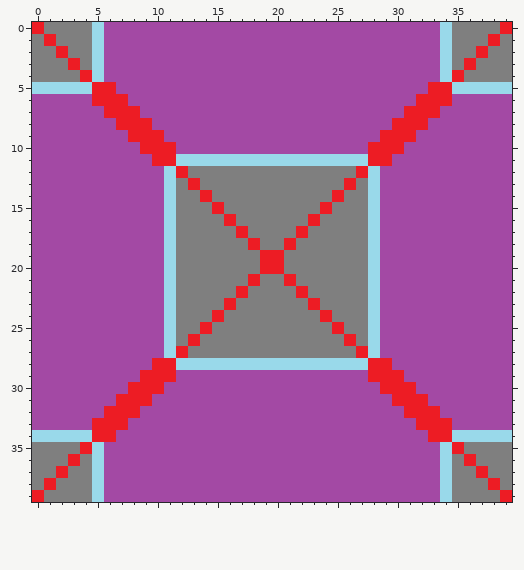
Edited in one commit: pixel-art sprite (resources/images/sprites/characters/half_base.png). The picture above was drawn from the file before the commit.
The file is 40x40 pixels.
And afterwards:
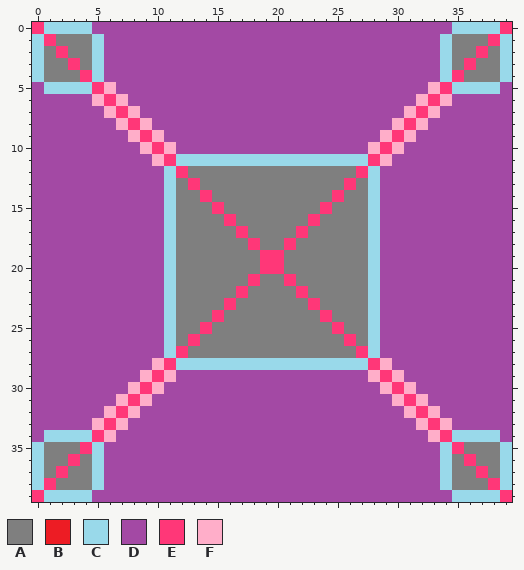
Palette (. is transparent): A #7f7f7f  B #ed1c24  C #99d9ea  D #a349a4  E #ff3778  F #ffaec9
The edit:
@@ x 0..39 @@
- 0 BAAAACDDDDDDDDDDDDDDDDDDDDDDDDDDDDCAAAAB
- 1 ABAAACDDDDDDDDDDDDDDDDDDDDDDDDDDDDCAAABA
- 2 AABAACDDDDDDDDDDDDDDDDDDDDDDDDDDDDCAABAA
- 3 AAABACDDDDDDDDDDDDDDDDDDDDDDDDDDDDCABAAA
- 4 AAAABCDDDDDDDDDDDDDDDDDDDDDDDDDDDDCBAAAA
- 5 CCCCCBBDDDDDDDDDDDDDDDDDDDDDDDDDDBBCCCCC
- 6 DDDDDBBBDDDDDDDDDDDDDDDDDDDDDDDDBBBDDDDD
- 7 DDDDDDBBBDDDDDDDDDDDDDDDDDDDDDDBBBDDDDDD
- 8 DDDDDDDBBBDDDDDDDDDDDDDDDDDDDDBBBDDDDDDD
- 9 DDDDDDDDBBBDDDDDDDDDDDDDDDDDDBBBDDDDDDDD
-10 DDDDDDDDDBBBDDDDDDDDDDDDDDDDBBBDDDDDDDDD
-11 DDDDDDDDDDBBCCCCCCCCCCCCCCCCBBDDDDDDDDDD
-12 DDDDDDDDDDDCBAAAAAAAAAAAAAABCDDDDDDDDDDD
-13 DDDDDDDDDDDCABAAAAAAAAAAAABACDDDDDDDDDDD
-14 DDDDDDDDDDDCAABAAAAAAAAAABAACDDDDDDDDDDD
-15 DDDDDDDDDDDCAAABAAAAAAAABAAACDDDDDDDDDDD
-16 DDDDDDDDDDDCAAAABAAAAAABAAAACDDDDDDDDDDD
-17 DDDDDDDDDDDCAAAAABAAAABAAAAACDDDDDDDDDDD
-18 DDDDDDDDDDDCAAAAAABAABAAAAAACDDDDDDDDDDD
-19 DDDDDDDDDDDCAAAAAAABBAAAAAAACDDDDDDDDDDD
-20 DDDDDDDDDDDCAAAAAAABBAAAAAAACDDDDDDDDDDD
-21 DDDDDDDDDDDCAAAAAABAABAAAAAACDDDDDDDDDDD
-22 DDDDDDDDDDDCAAAAABAAAABAAAAACDDDDDDDDDDD
-23 DDDDDDDDDDDCAAAABAAAAAABAAAACDDDDDDDDDDD
-24 DDDDDDDDDDDCAAABAAAAAAAABAAACDDDDDDDDDDD
-25 DDDDDDDDDDDCAABAAAAAAAAAABAACDDDDDDDDDDD
-26 DDDDDDDDDDDCABAAAAAAAAAAAABACDDDDDDDDDDD
-27 DDDDDDDDDDDCBAAAAAAAAAAAAAABCDDDDDDDDDDD
-28 DDDDDDDDDDBBCCCCCCCCCCCCCCCCBBDDDDDDDDDD
-29 DDDDDDDDDBBBDDDDDDDDDDDDDDDDBBBDDDDDDDDD
-30 DDDDDDDDBBBDDDDDDDDDDDDDDDDDDBBBDDDDDDDD
-31 DDDDDDDBBBDDDDDDDDDDDDDDDDDDDDBBBDDDDDDD
-32 DDDDDDBBBDDDDDDDDDDDDDDDDDDDDDDBBBDDDDDD
-33 DDDDDBBBDDDDDDDDDDDDDDDDDDDDDDDDBBBDDDDD
-34 CCCCCBBDDDDDDDDDDDDDDDDDDDDDDDDDDBBCCCCC
-35 AAAABCDDDDDDDDDDDDDDDDDDDDDDDDDDDDCBAAAA
-36 AAABACDDDDDDDDDDDDDDDDDDDDDDDDDDDDCABAAA
-37 AABAACDDDDDDDDDDDDDDDDDDDDDDDDDDDDCAABAA
-38 ABAAACDDDDDDDDDDDDDDDDDDDDDDDDDDDDCAAABA
-39 BAAAACDDDDDDDDDDDDDDDDDDDDDDDDDDDDCAAAAB
+ 0 ECCCCDDDDDDDDDDDDDDDDDDDDDDDDDDDDDDCCCCE
+ 1 CEAAACDDDDDDDDDDDDDDDDDDDDDDDDDDDDCAAAEC
+ 2 CAEAACDDDDDDDDDDDDDDDDDDDDDDDDDDDDCAAEAC
+ 3 CAAEACDDDDDDDDDDDDDDDDDDDDDDDDDDDDCAEAAC
+ 4 CAAAECDDDDDDDDDDDDDDDDDDDDDDDDDDDDCEAAAC
+ 5 DCCCCEFDDDDDDDDDDDDDDDDDDDDDDDDDDFECCCCD
+ 6 DDDDDFEFDDDDDDDDDDDDDDDDDDDDDDDDFEFDDDDD
+ 7 DDDDDDFEFDDDDDDDDDDDDDDDDDDDDDDFEFDDDDDD
+ 8 DDDDDDDFEFDDDDDDDDDDDDDDDDDDDDFEFDDDDDDD
+ 9 DDDDDDDDFEFDDDDDDDDDDDDDDDDDDFEFDDDDDDDD
+10 DDDDDDDDDFEFDDDDDDDDDDDDDDDDFEFDDDDDDDDD
+11 DDDDDDDDDDFECCCCCCCCCCCCCCCCEFDDDDDDDDDD
+12 DDDDDDDDDDDCEAAAAAAAAAAAAAAECDDDDDDDDDDD
+13 DDDDDDDDDDDCAEAAAAAAAAAAAAEACDDDDDDDDDDD
+14 DDDDDDDDDDDCAAEAAAAAAAAAAEAACDDDDDDDDDDD
+15 DDDDDDDDDDDCAAAEAAAAAAAAEAAACDDDDDDDDDDD
+16 DDDDDDDDDDDCAAAAEAAAAAAEAAAACDDDDDDDDDDD
+17 DDDDDDDDDDDCAAAAAEAAAAEAAAAACDDDDDDDDDDD
+18 DDDDDDDDDDDCAAAAAAEAAEAAAAAACDDDDDDDDDDD
+19 DDDDDDDDDDDCAAAAAAAEEAAAAAAACDDDDDDDDDDD
+20 DDDDDDDDDDDCAAAAAAAEEAAAAAAACDDDDDDDDDDD
+21 DDDDDDDDDDDCAAAAAAEAAEAAAAAACDDDDDDDDDDD
+22 DDDDDDDDDDDCAAAAAEAAAAEAAAAACDDDDDDDDDDD
+23 DDDDDDDDDDDCAAAAEAAAAAAEAAAACDDDDDDDDDDD
+24 DDDDDDDDDDDCAAAEAAAAAAAAEAAACDDDDDDDDDDD
+25 DDDDDDDDDDDCAAEAAAAAAAAAAEAACDDDDDDDDDDD
+26 DDDDDDDDDDDCAEAAAAAAAAAAAAEACDDDDDDDDDDD
+27 DDDDDDDDDDDCEAAAAAAAAAAAAAAECDDDDDDDDDDD
+28 DDDDDDDDDDFECCCCCCCCCCCCCCCCEFDDDDDDDDDD
+29 DDDDDDDDDFEFDDDDDDDDDDDDDDDDFEFDDDDDDDDD
+30 DDDDDDDDFEFDDDDDDDDDDDDDDDDDDFEFDDDDDDDD
+31 DDDDDDDFEFDDDDDDDDDDDDDDDDDDDDFEFDDDDDDD
+32 DDDDDDFEFDDDDDDDDDDDDDDDDDDDDDDFEFDDDDDD
+33 DDDDDFEFDDDDDDDDDDDDDDDDDDDDDDDDFEFDDDDD
+34 DCCCCEFDDDDDDDDDDDDDDDDDDDDDDDDDDFECCCCD
+35 CAAAECDDDDDDDDDDDDDDDDDDDDDDDDDDDDCEAAAC
+36 CAAEACDDDDDDDDDDDDDDDDDDDDDDDDDDDDCAEAAC
+37 CAEAACDDDDDDDDDDDDDDDDDDDDDDDDDDDDCAAEAC
+38 CEAAACDDDDDDDDDDDDDDDDDDDDDDDDDDDDCAAAEC
+39 ECCCCDDDDDDDDDDDDDDDDDDDDDDDDDDDDDDCCCCE
Boxes around the changes in both pictures, in picture pixels (x1, y1, x2, y2):
changed: (32, 22, 512, 502)
